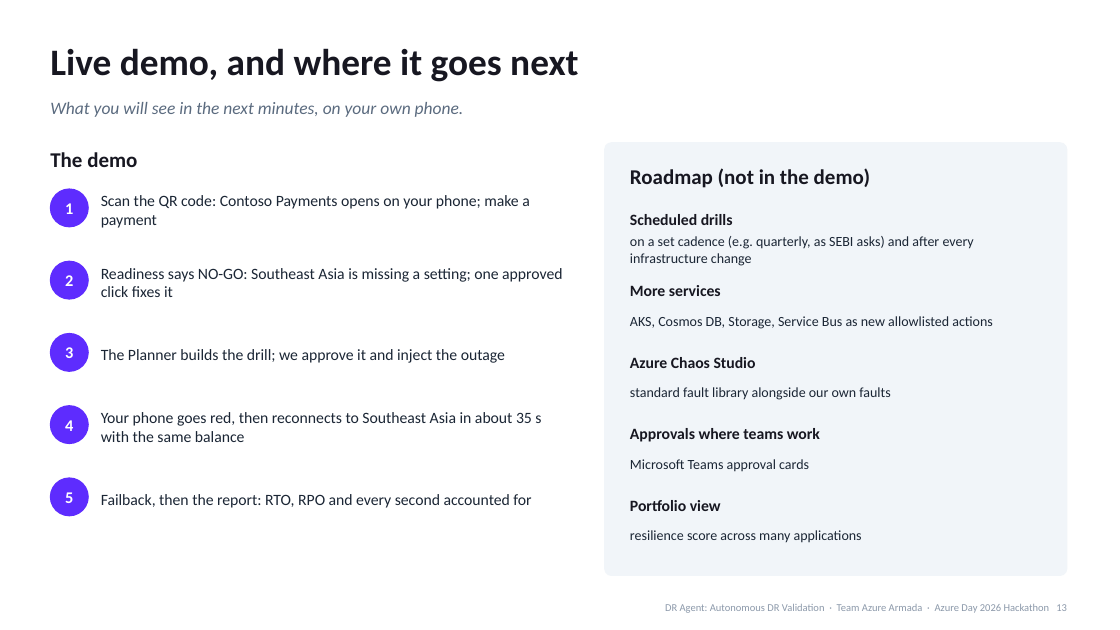
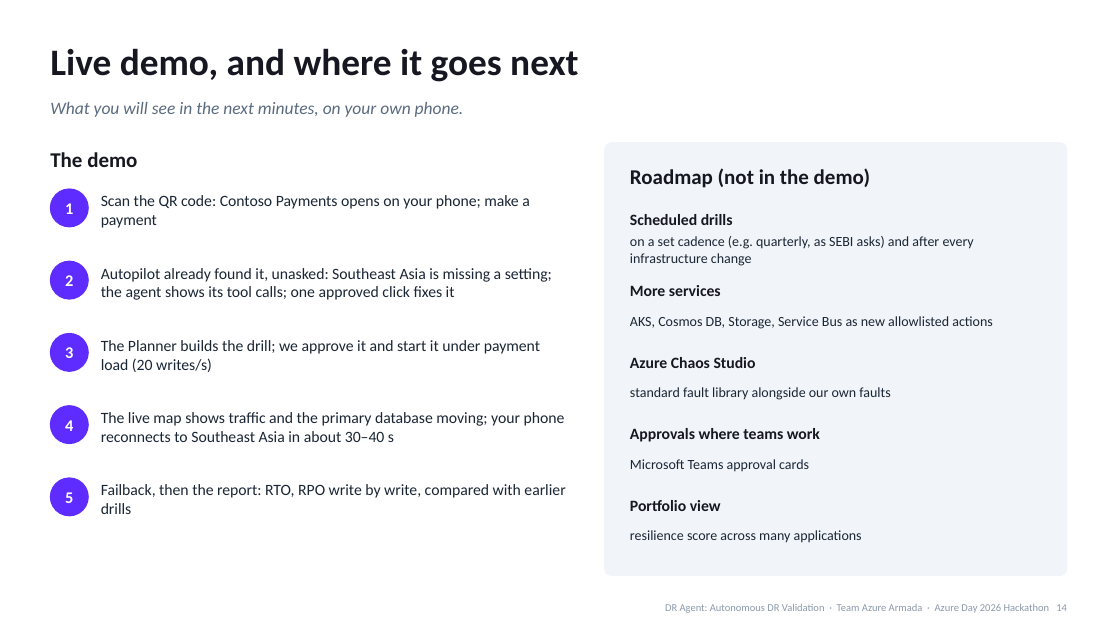
Before and after one commit to kishalr-virtusa/Azure-Armada, a slide deck: slide 14 of docs/deck/DR-Agent-Azure-Day-2026.pptx (slide 13 before the commit). Drawn at 1120x630 pixels with LibreOffice and Linux fonts; fonts in the diff are those of the drawing. Boxes give left, top, right and bottom in pixels: in the first picture for what was removed or moved away, otherwise in the second. Text is boxed around its words. In the diff, an @@ line names an element or a change of style, - is before the commit and + after.

```diff
--- a/docs/deck/DR-Agent-Azure-Day-2026.pptx
+++ b/docs/deck/DR-Agent-Azure-Day-2026.pptx
@@ text at [101,268,552,300]: text changed @@
-Readiness says NO-GO: Southeast Asia is missing a setting; one approved click fixes it
+Autopilot already found it, unasked: Southeast Asia is missing a setting; the agent shows its tool calls; one approved click fixes it
@@ text at [101,340,540,372]: text changed @@
-The Planner builds the drill; we approve it and inject the outage
+The Planner builds the drill; we approve it and start it under payment load (20 writes/s)
@@ text at [101,412,565,442]: text changed @@
-Your phone goes red, then reconnects to Southeast Asia in about 35 s with the same balance
+The live map shows traffic and the primary database moving; your phone reconnects to Southeast Asia in about 30–40 s
@@ text at [101,484,565,514]: text changed @@
-Failback, then the report: RTO, RPO and every second accounted for
+Failback, then the report: RTO, RPO write by write, compared with earlier drills
```
Also in this commit, not shown: 7 other slides changed, 1 slide added, 3 other files.
